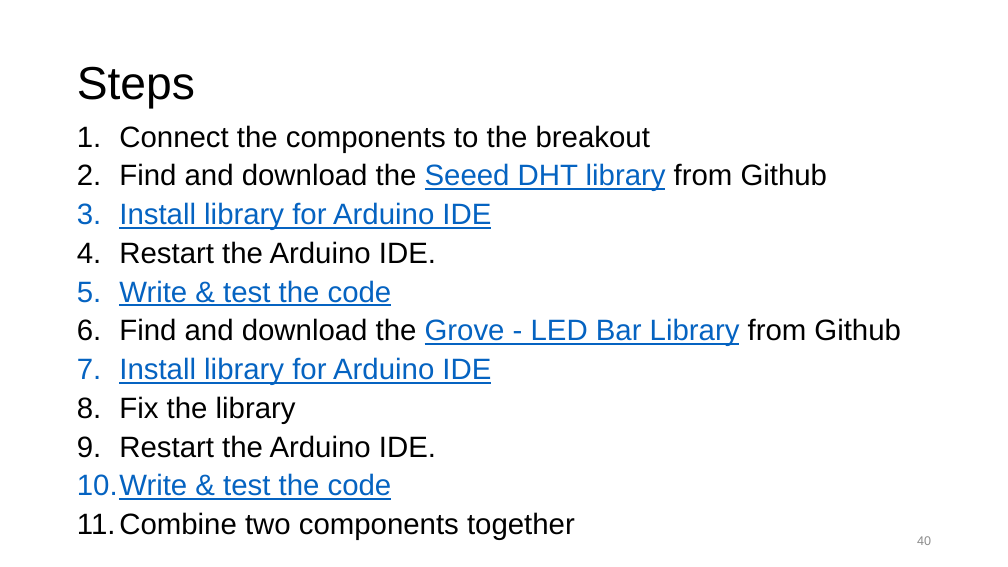
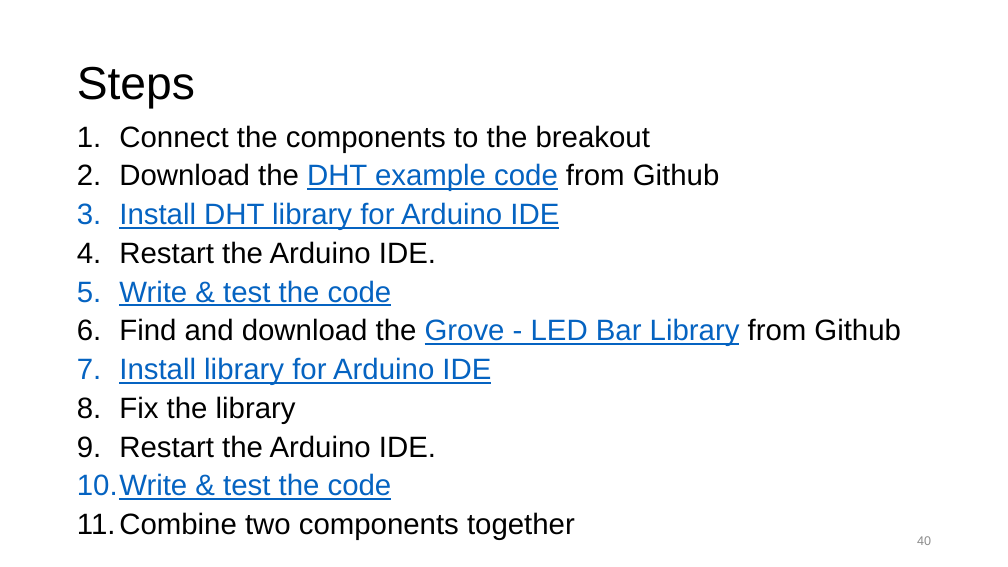
Before and after one commit to Yuki23329626/apache-docker, a slide deck: slide 40 of apache/data/hielo/ppt/LinkIt7688Duo.pptx. Drawn at 1008x567 pixels with LibreOffice and Linux fonts; fonts in the diff are those of the drawing. Boxes give left, top, right and bottom in pixels: in the first picture for what was removed or moved away, otherwise in the second. Text is boxed around its words. In the diff, an @@ line names an element or a change of style, - is before the commit and + after.

```diff
--- a/apache/data/hielo/ppt/LinkIt7688Duo.pptx
+++ b/apache/data/hielo/ppt/LinkIt7688Duo.pptx
@@ text at (x1=119, y1=163, x2=720, y2=230): text changed @@
-2. Find and download the Seeed DHT library from Github
-3. Install library for Arduino IDE
+2. Download the DHT example code from Github
+3. Install DHT library for Arduino IDE
```
Also in this commit, not shown: 3 other slides changed, 2 slides added, 1 other file.
